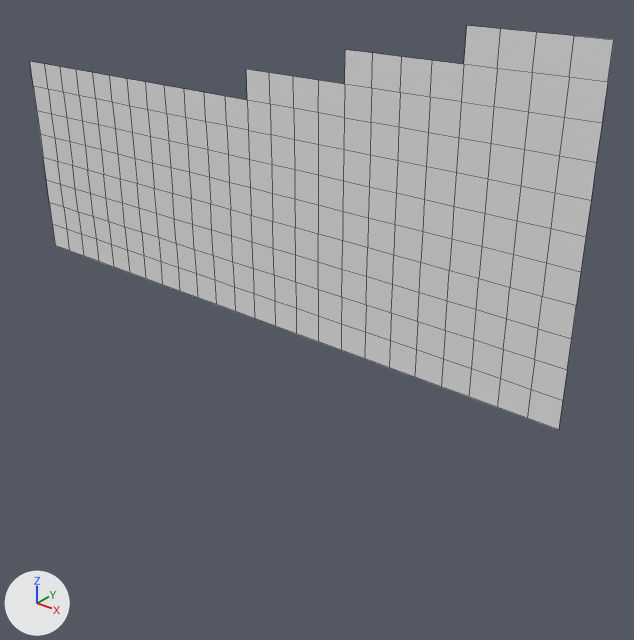
Before and after pictures for a commit that changed the OBJ model MardukGame/Assets/Tiled2Unity/Meshes/levelChunk6.obj.
Rendered twice from a 50 mm camera at (-3706.0, -1372.0, -1144.0) aimed at (-4845.0, 52.0, -2027.0). Arrows for +X, +Y and +Z are at lower left; the lights stay in place. Mesh edges are drawn as thin lines. Where no turn or scale is listed for an object, it has been applied to the vertices.

The first picture shows 'levelChunk6'.
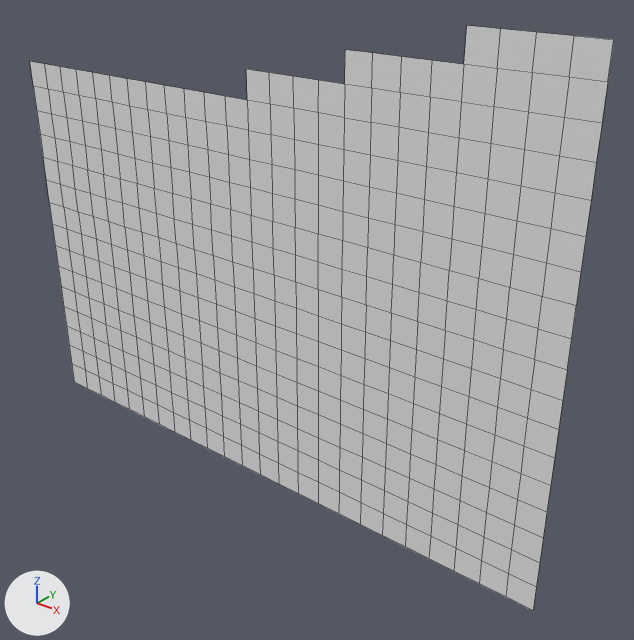
The change, as a diff of the scene's bpy script:
```diff
--- a/MardukGame/Assets/Tiled2Unity/Meshes/levelChunk6.obj.py
+++ b/MardukGame/Assets/Tiled2Unity/Meshes/levelChunk6.obj.py
@@ me_levelchunk6 @@
 # used by ob_levelchunk6; location = (0.0, 0.0, 0.0)
-me_levelchunk6.from_pydata(...)  # 252 vertices, 216 faces; spans x -5760.0..-4224.0, y 0.0, z -2048.0..-1344.0
+me_levelchunk6.from_pydata(...)  # 427 vertices, 384 faces; spans x -5760.0..-4224.0, y 0.0, z -2496.0..-1344.0
+# me_levelchunk6 part 1
+# 25 new vertices lie (0.0, 0.0, -64.0) away from vertices in x -5760.0..-4224.0, y 0.0, z -2048.0
+# 25 new vertices lie (0.0, 0.0, -64.0) away from vertices in x -5760.0..-4224.0, y 0.0, z -2112.0
+# 25 new vertices lie (0.0, 0.0, -64.0) away from vertices in x -5760.0..-4224.0, y 0.0, z -2176.0
+# 25 new vertices lie (0.0, 0.0, -64.0) away from vertices in x -5760.0..-4224.0, y 0.0, z -2240.0
+# 25 new vertices lie (0.0, 0.0, -64.0) away from vertices in x -5760.0..-4224.0, y 0.0, z -2304.0
+# 25 new vertices lie (0.0, 0.0, -64.0) away from vertices in x -5760.0..-4224.0, y 0.0, z -2368.0
+# 25 new vertices lie (0.0, 0.0, -64.0) away from vertices in x -5760.0..-4224.0, y 0.0, z -2432.0
+# 168 new faces join them
```

What differs and where, as boxes [x1, y1, x2, y2] in the pictures (634 x 640 px):
'levelChunk6', reshaped (44% taller): before [30, 26, 614, 430]; after [30, 26, 614, 610]
part 1 of me_levelchunk6, added: after [56, 246, 559, 610]
